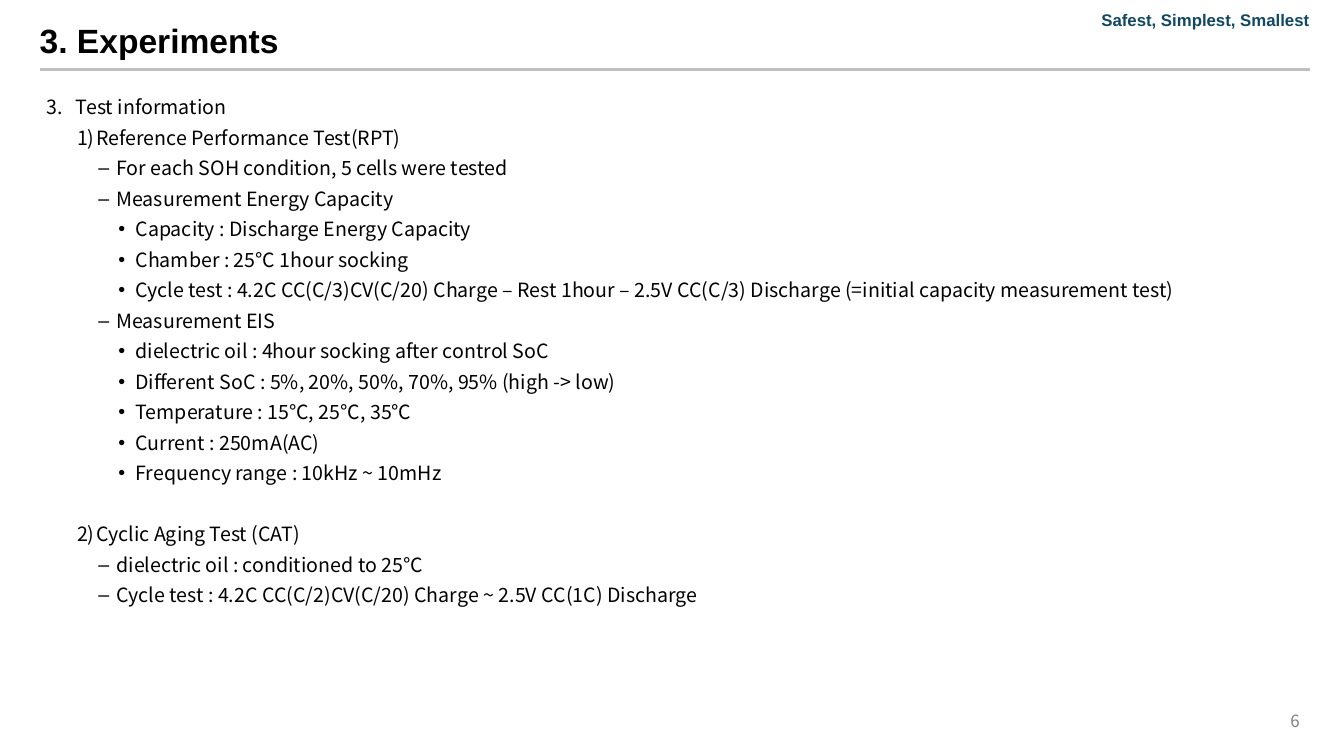
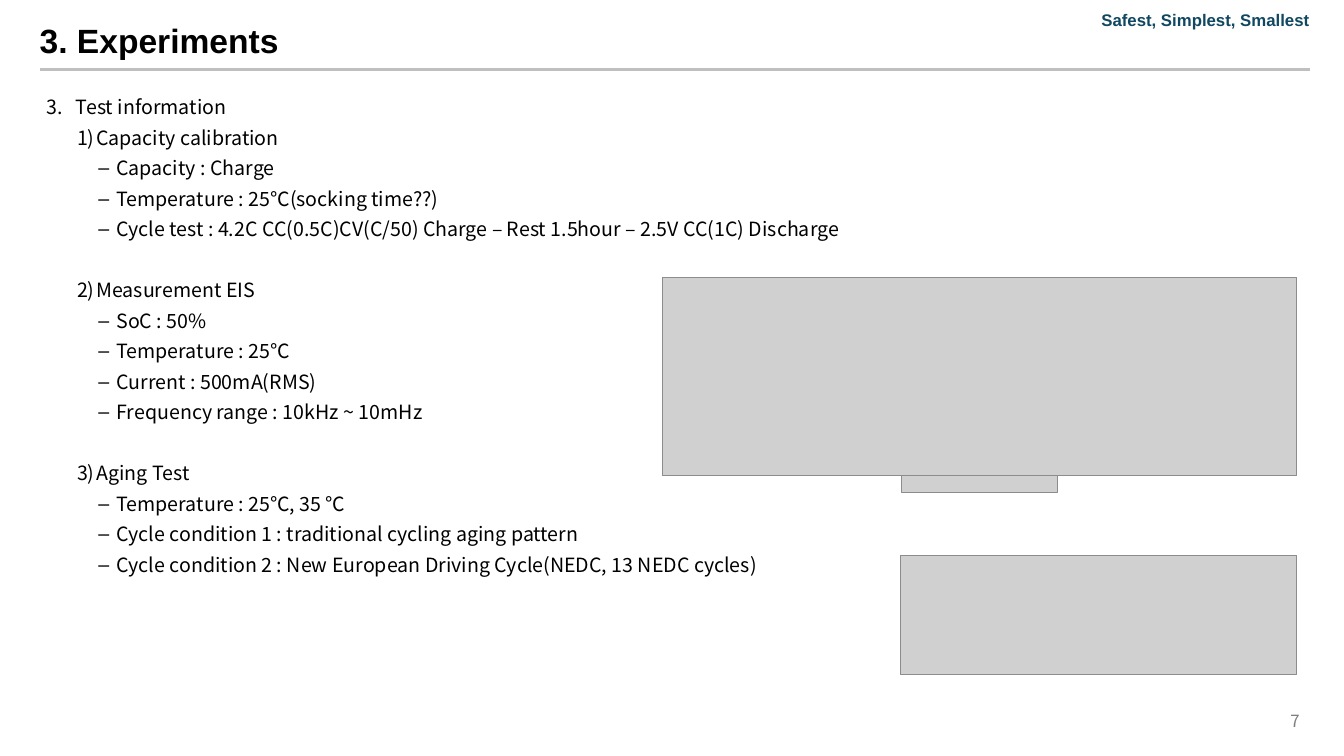
Before and after one commit to Jeong97/Practice_with_paper_data_sets, a slide deck: slide 7 of A comparative study of different features extracted from EIS in SoH for LIB/A comparative study of different features extracted from EIS in SoH for LIB-V00.01-241106.pptx (slide 6 before the commit). Drawn at 1344x756 pixels with LibreOffice and Linux fonts; fonts in the diff are those of the drawing; grey boxes stand for pictures; background and template pictures are left out. Boxes give left, top, right and bottom in pixels: in the first picture for what was removed or moved away, otherwise in the second. Text is boxed around its words. In the diff, an @@ line names an element or a change of style, - is before the commit and + after.

```diff
--- a/A comparative study of different features extracted from EIS in SoH for LIB/A comparative study of different features extracted from EIS in SoH for LIB-V00.01-241106.pptx
+++ b/A comparative study of different features extracted from EIS in SoH for LIB/A comparative study of different features extracted from EIS in SoH for LIB-V00.01-241106.pptx
@@ text at [77, 129, 839, 241]: text changed @@
-  1) Reference Performance Test(RPT)
-    – For each SOH condition, 5 cells were tested
-    – Measurement Energy Capacity
-      • Capacity : Discharge Energy Capacity
-      • Chamber : 25℃ 1hour socking
-      • Cycle test : 4.2C CC(C/3)CV(C/20) Charge – Rest 1hour – 2.5V CC(C/3) Discharge (=initial capacity measurement test)
+  1) Capacity calibration
+    – Capacity : Charge
+    – Temperature : 25℃(socking time??)
+    – Cycle test : 4.2C CC(0.5C)CV(C/50) Charge – Rest 1.5hour – 2.5V CC(1C) Discharge
@@ text at [77, 281, 423, 424]: bullet – to 1); list level 3 to 2 in "Measurement EIS"; bullet • to –; list level 4 to 3 in "Frequency range : 10kHz ~ ..." @@
@@ picture added at [662, 277, 1298, 476] @@
@@ text at [116, 313, 316, 393]: text changed @@
-      • dielectric oil : 4hour socking after control SoC
-      • Different SoC : 5%, 20%, 50%, 70%, 95% (high -> low)
-      • Temperature : 15℃, 25℃, 35℃
-      • Current : 250mA(AC)
+    – SoC : 50%
+    – Temperature : 25℃
+    – Current : 500mA(RMS)
@@ text at [77, 464, 757, 577]: text changed @@
-  2) Cyclic Aging Test (CAT)
-    – dielectric oil : conditioned to 25℃
-    – Cycle test : 4.2C CC(C/2)CV(C/20) Charge ~ 2.5V CC(1C) Discharge
+  3) Aging Test
+    – Temperature : 25℃, 35 ℃
+    – Cycle condition 1 : traditional cycling aging pattern
+    – Cycle condition 2 : New European Driving Cycle(NEDC, 13 NEDC cycles)
@@ picture added at [902, 476, 1058, 492] @@
@@ picture added at [900, 556, 1298, 675] @@
@@ page number at [1290, 715, 1299, 727]: text changed @@
-6
+7
```
Also in this commit, not shown: 6 other slides changed, 5 slides added, 17 slides removed, 1 other file.
